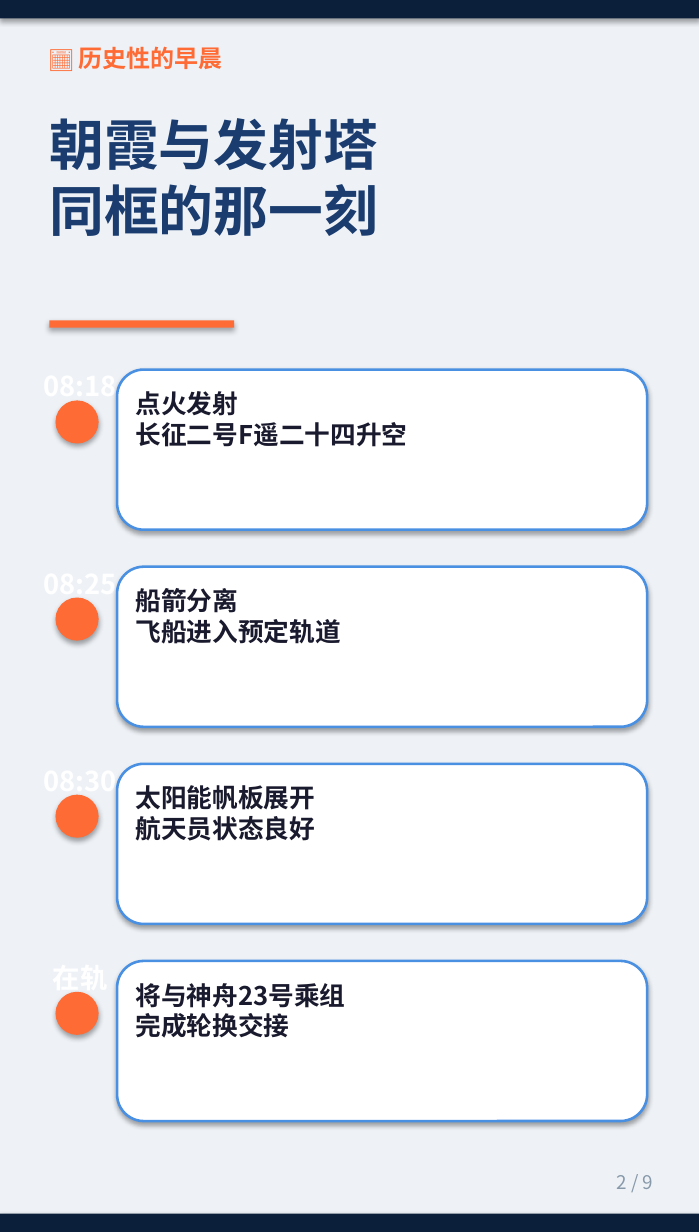
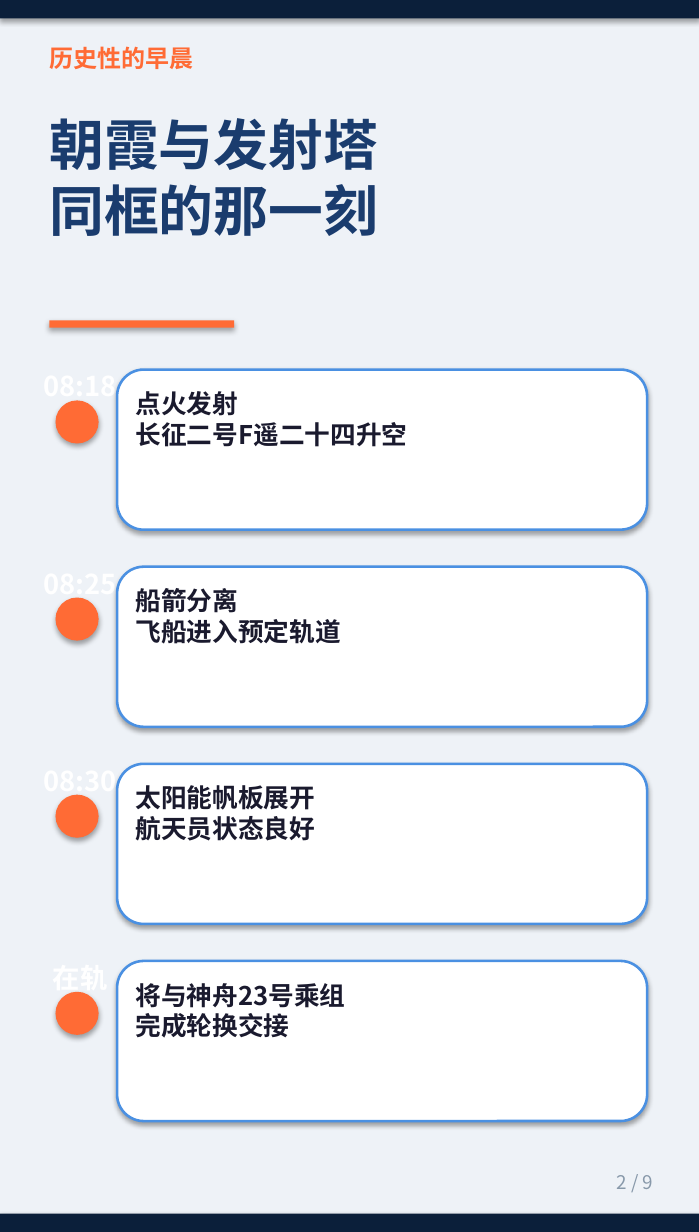
Before and after one commit to mateyes/test, a slide deck: slide 2 of 0zhou/百家号/20261125/神舟24_历史性的早晨.pptx. Drawn at 699x1232 pixels with LibreOffice and Linux fonts; fonts in the diff are those of the drawing. Boxes give left, top, right and bottom in pixels: in the first picture for what was removed or moved away, otherwise in the second. Text is boxed around its words. In the diff, an @@ line names an element or a change of style, - is before the commit and + after.

```diff
--- a/0zhou/百家号/20261125/神舟24_历史性的早晨.pptx
+++ b/0zhou/百家号/20261125/神舟24_历史性的早晨.pptx
@@ text at (x1=49, y1=46, x2=193, y2=69): text changed @@
-📅 历史性的早晨
+历史性的早晨
```
Also in this commit, not shown: 8 other slides changed, 19 other files.
